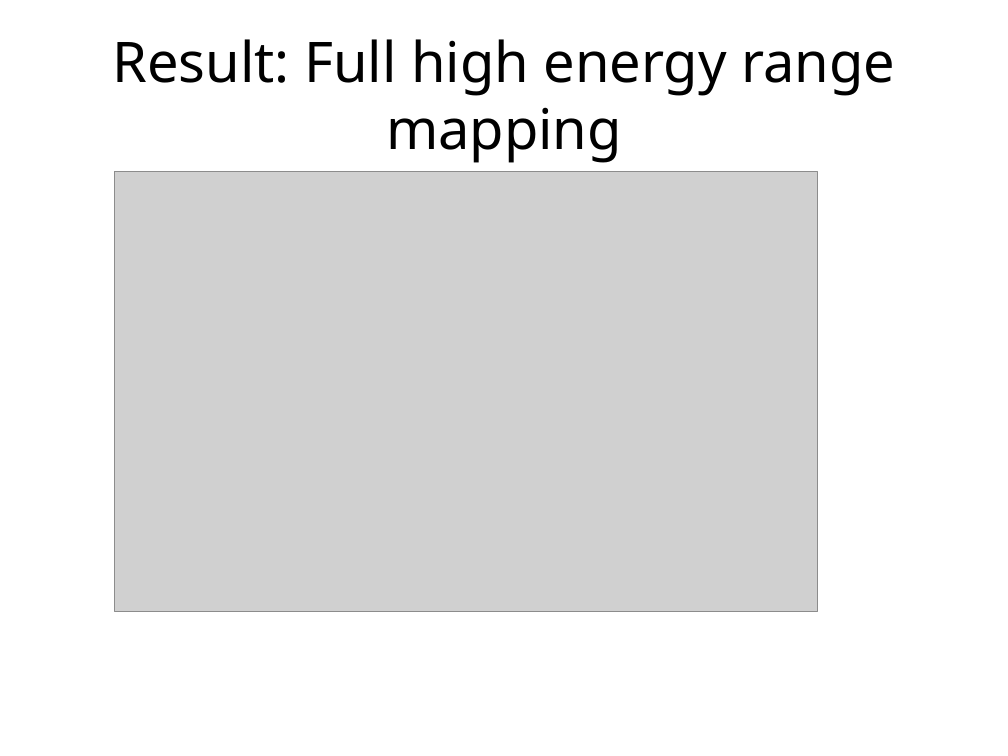
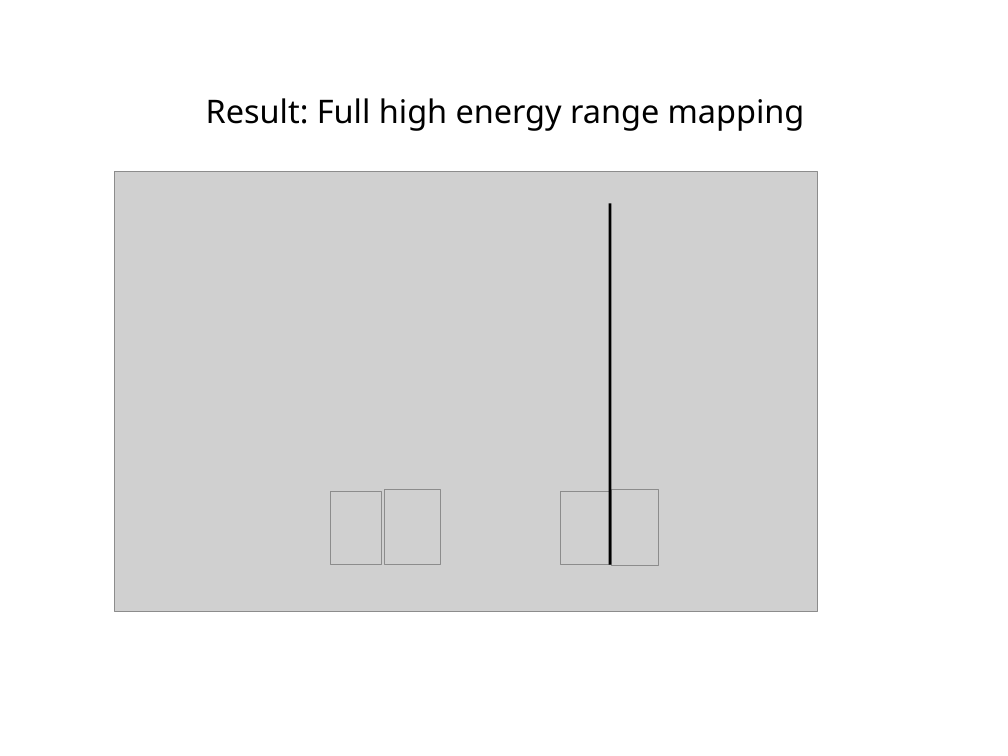
Before and after one commit to abuts/Fe, a slide deck: slide 8 of June2017/Icns2017/ICNS2017.ppt. Drawn at 1008x756 pixels with LibreOffice and Linux fonts; fonts in the diff are those of the drawing; grey boxes stand for pictures; background and template pictures are left out. Boxes give left, top, right and bottom in pixels: in the first picture for what was removed or moved away, otherwise in the second. Text is boxed around its words. In the diff, an @@ line names an element or a change of style, - is before the commit and + after.

```diff
--- a/June2017/Icns2017/ICNS2017.ppt
+++ b/June2017/Icns2017/ICNS2017.ppt
@@ title "Result: Full high energy range ..." at [206, 98, 805, 131]: now subscript @@
@@ group added at [331, 204, 659, 565]: 4 pictures, 1 line @@
```
Also in this commit, not shown: 3 other slides changed, 1 other file.
